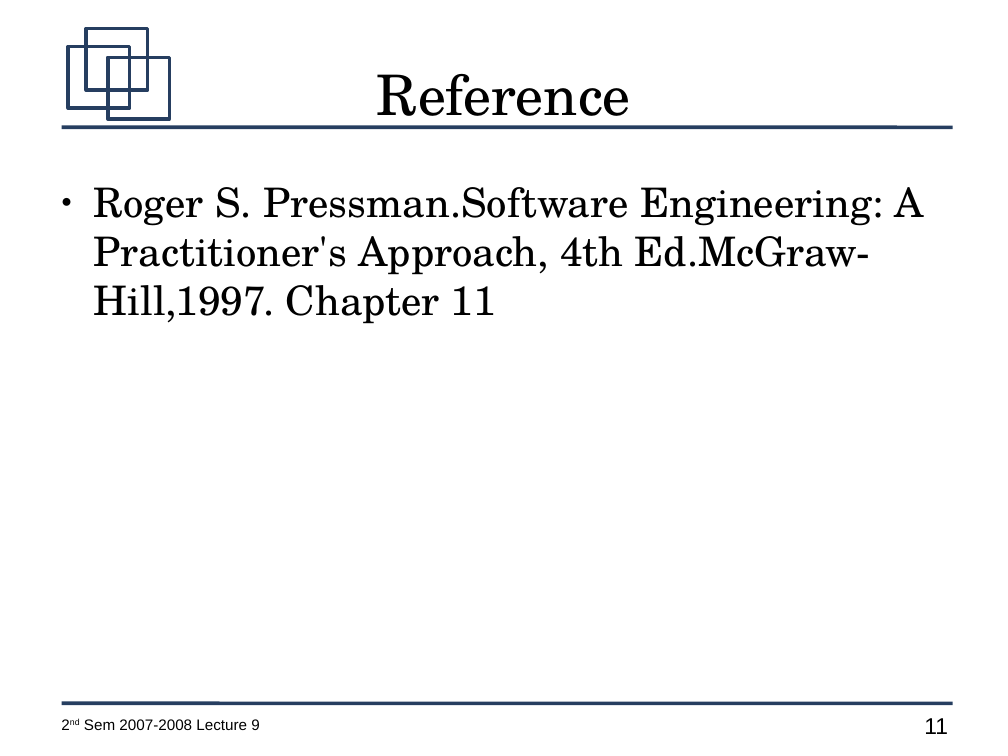
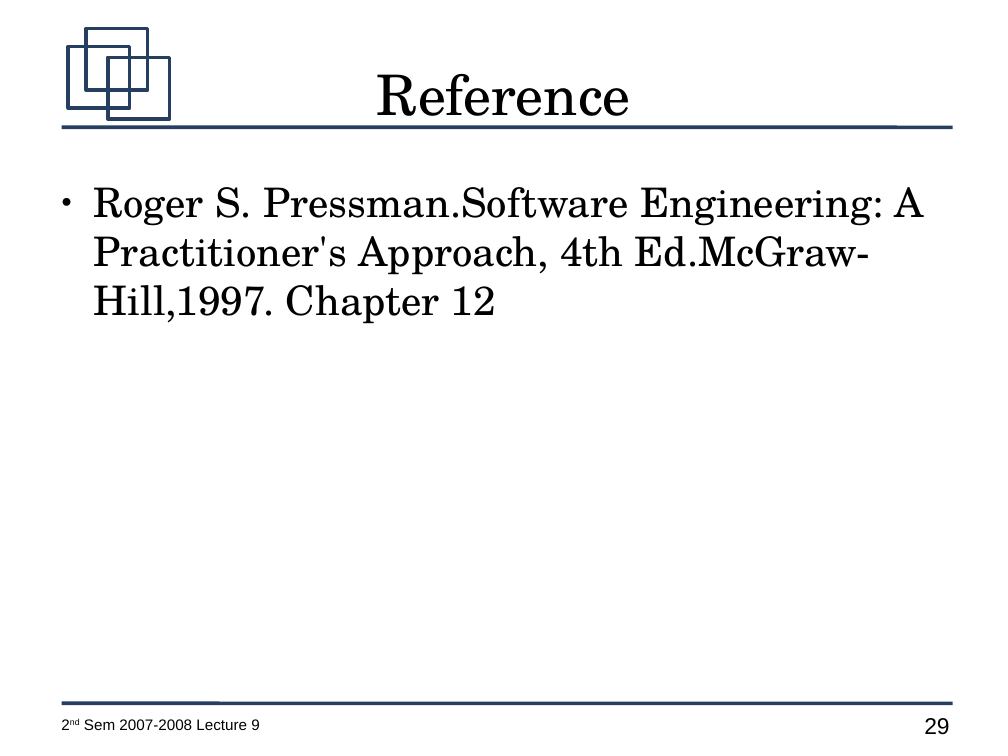
Before and after one commit to jachermocilla/jach-homepage, a slide deck: slide 29 of CMSC128-2nd-Sem-2007-L10.odp (slide 11 before the commit). Drawn at 1008x756 pixels with LibreOffice and Linux fonts; fonts in the diff are those of the drawing. Boxes give left, top, right and bottom in pixels: in the first picture for what was removed or moved away, otherwise in the second. Text is boxed around its words. In the diff, an @@ line names an element or a change of style, - is before the commit and + after.

```diff
--- a/CMSC128-2nd-Sem-2007-L10.odp
+++ b/CMSC128-2nd-Sem-2007-L10.odp
@@ text at (94,187,924,324): text changed @@
-● Roger S. Pressman.Software Engineering: A Practitioner's Approach, 4th Ed.McGraw-Hill,1997. Chapter 11
+● Roger S. Pressman.Software Engineering: A Practitioner's Approach, 4th Ed.McGraw-Hill,1997. Chapter 12
@@ page number at (924,718,949,735): text changed @@
-11
+29
```
Also in this commit, not shown: 18 slides added.
